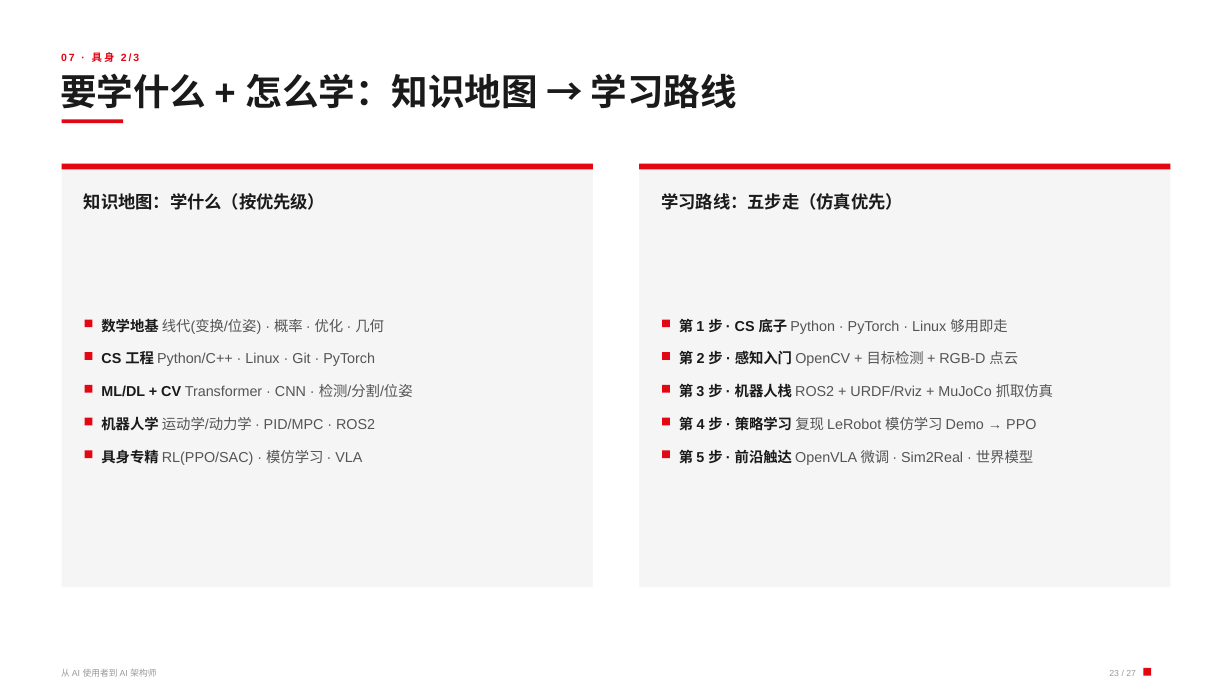
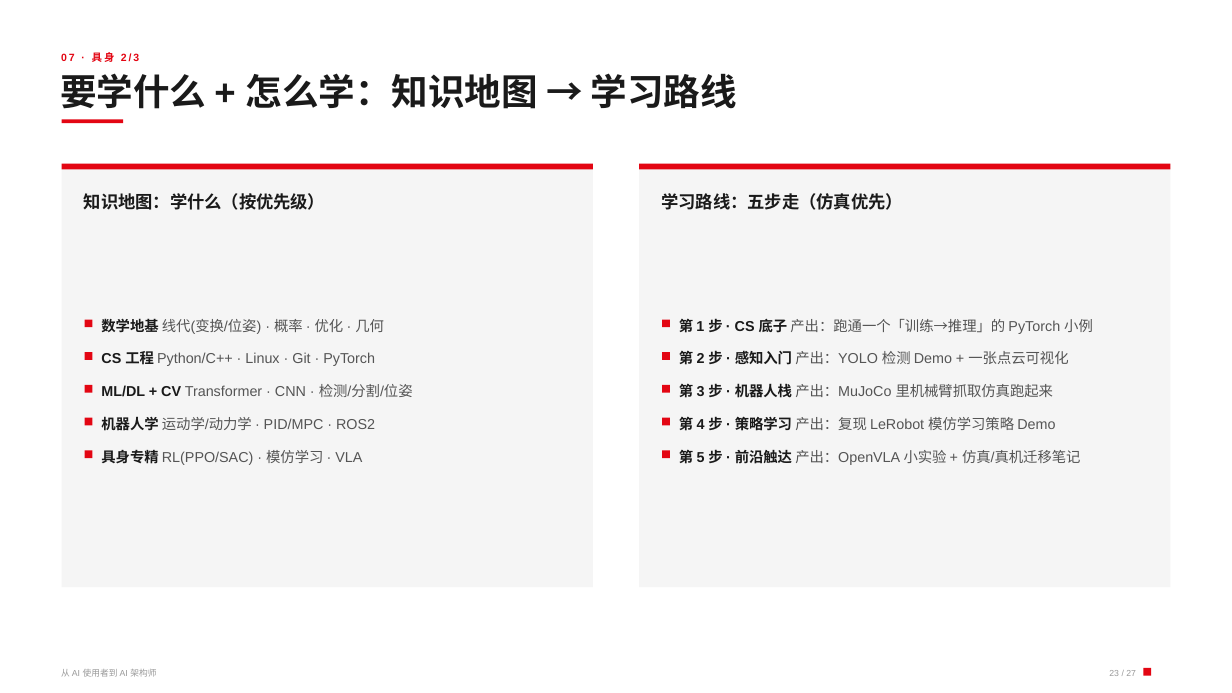
Before and after one commit to youareapigjkjkhhkhj/chzuagentcourse, a slide deck: slide 23 of Agentic时代_从AI使用者到AI架构师.pptx. Drawn at 1232x693 pixels with LibreOffice and Linux fonts; fonts in the diff are those of the drawing. Boxes give left, top, right and bottom in pixels: in the first picture for what was removed or moved away, otherwise in the second. Text is boxed around its words. In the diff, an @@ line names an element or a change of style, - is before the commit and + after.

```diff
--- a/Agentic时代_从AI使用者到AI架构师.pptx
+++ b/Agentic时代_从AI使用者到AI架构师.pptx
@@ text at (x1=679, y1=317, x2=1093, y2=336): text changed @@
-第 1 步 · CS 底子 Python · PyTorch · Linux 够用即走
+第 1 步 · CS 底子 产出：跑通一个「训练→推理」的 PyTorch 小例
@@ text at (x1=679, y1=349, x2=1068, y2=368): text changed @@
-第 2 步 · 感知入门 OpenCV + 目标检测 + RGB-D 点云
+第 2 步 · 感知入门 产出：YOLO 检测 Demo + 一张点云可视化
@@ text at (x1=679, y1=382, x2=1054, y2=401): text changed @@
-第 3 步 · 机器人栈 ROS2 + URDF/Rviz + MuJoCo 抓取仿真
+第 3 步 · 机器人栈 产出：MuJoCo 里机械臂抓取仿真跑起来
@@ text at (x1=679, y1=415, x2=1055, y2=434): text changed @@
-第 4 步 · 策略学习 复现 LeRobot 模仿学习 Demo → PPO
+第 4 步 · 策略学习 产出：复现 LeRobot 模仿学习策略 Demo
@@ text at (x1=679, y1=448, x2=1081, y2=467): text changed @@
-第 5 步 · 前沿触达 OpenVLA 微调 · Sim2Real · 世界模型
+第 5 步 · 前沿触达 产出：OpenVLA 小实验 + 仿真/真机迁移笔记
```
Also in this commit, not shown: 4 other slides changed, 42 other files.
